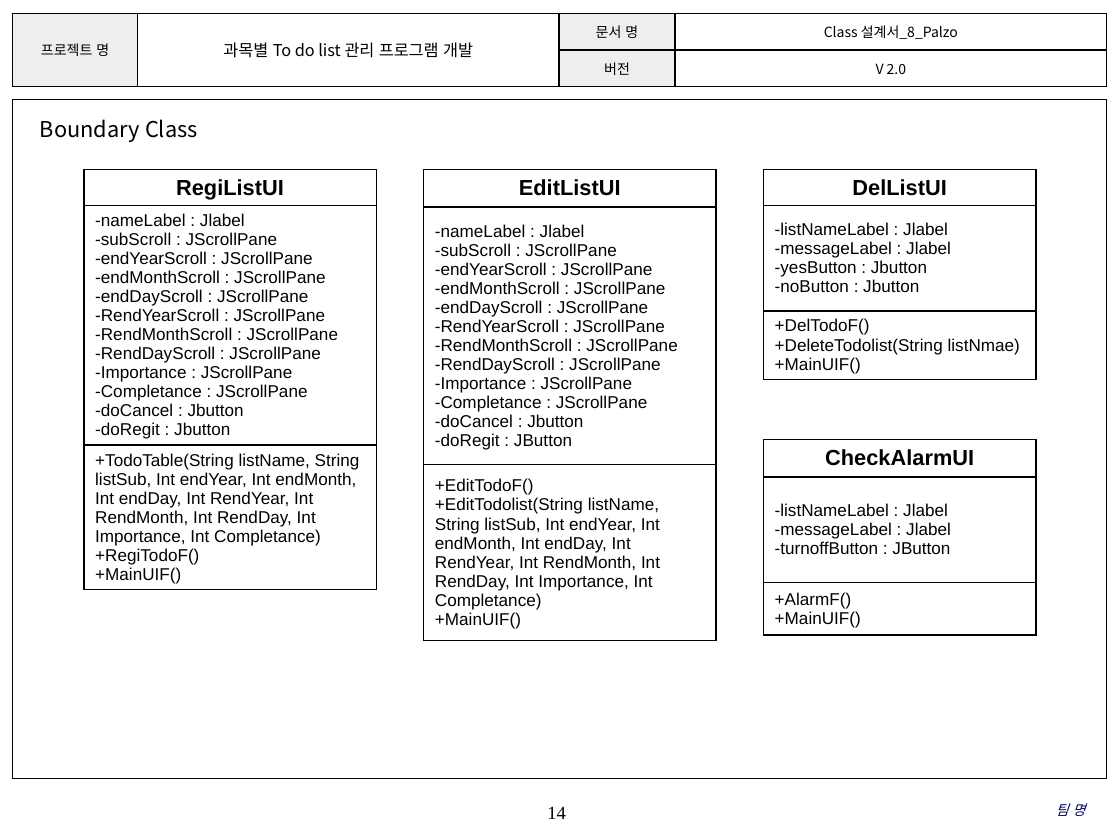
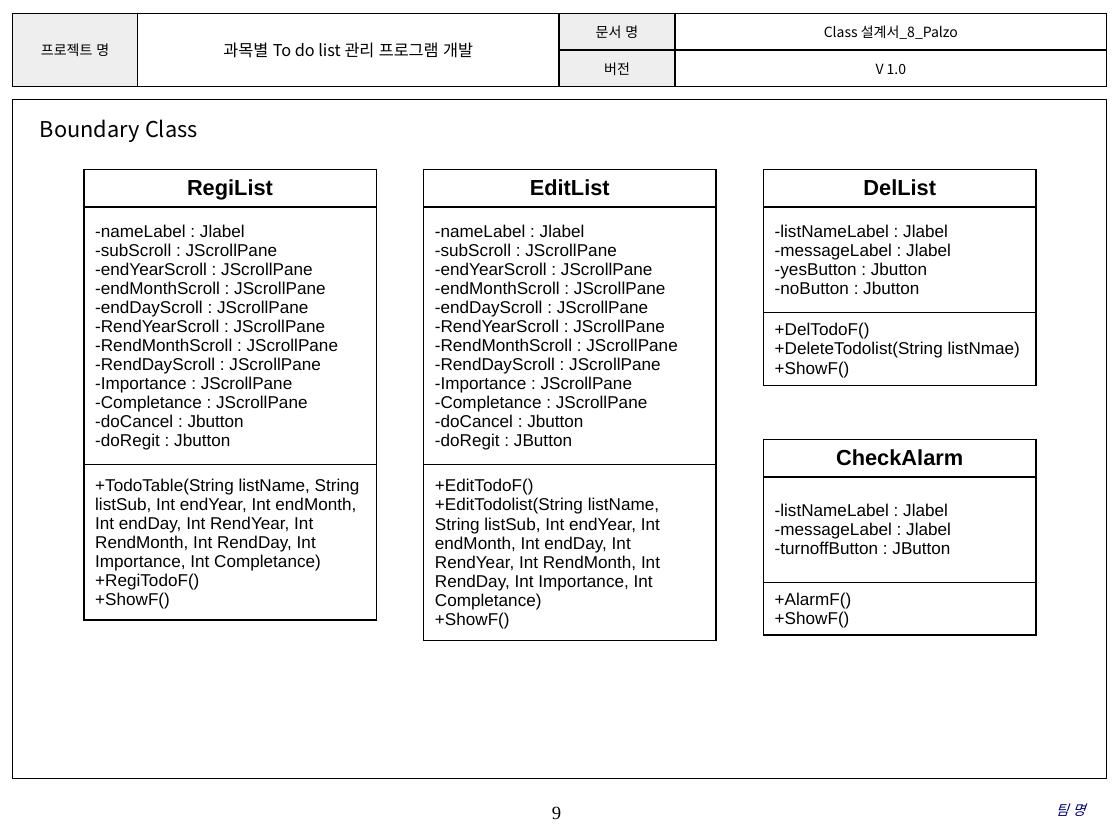
Before and after one commit to SMU-SE-Admin/18-1_8_PALZO_Doc, a slide deck: slide 9 of 03 설계/Class 설계서_8_Palzo.pptx (slide 14 before the commit). Drawn at 1120x840 pixels with LibreOffice and Linux fonts; fonts in the diff are those of the drawing; background and template pictures are left out. Boxes give left, top, right and bottom in pixels: in the first picture for what was removed or moved away, otherwise in the second. Text is boxed around its words. In the diff, an @@ line names an element or a change of style, - is before the commit and + after.

Commit message:
#1101 Class 설계서 작성
RegiList, EditList 수정
커밋메세지 에러로 인해 다시 커밋&푸쉬

```diff
--- a/03 설계/Class 설계서_8_Palzo.pptx
+++ b/03 설계/Class 설계서_8_Palzo.pptx
@@ table at box(12, 13, 1107, 86) @@
-row 2, column 4: V 2.0
+row 2, column 4: V 1.0
@@ table at box(84, 169, 376, 660) @@
-row 1, column 1: RegiListUI
+row 1, column 1: RegiList
-row 3, column 1: +TodoTable(String listName, String listSub, Int endYear, Int endMonth, Int endDay, Int RendYear, Int RendMonth, Int RendDay, Int Importance, Int Completance) / +RegiTodoF() / +MainUIF()
+row 3, column 1: +TodoTable(String listName, String listSub, Int endYear, Int endMonth, Int endDay, Int RendYear, Int RendMonth, Int RendDay, Int Importance, Int Completance) / +RegiTodoF() / +ShowF()
@@ table at box(423, 169, 716, 660) @@
-row 1, column 1: EditListUI
+row 1, column 1: EditList
-row 3, column 1: +EditTodoF() / +EditTodolist(String listName, String listSub, Int endYear, Int endMonth, Int endDay, Int RendYear, Int RendMonth, Int RendDay, Int Importance, Int Completance) / +MainUIF()
+row 3, column 1: +EditTodoF() / +EditTodolist(String listName, String listSub, Int endYear, Int endMonth, Int endDay, Int RendYear, Int RendMonth, Int RendDay, Int Importance, Int Completance) / +ShowF()
@@ table at box(764, 169, 1036, 405) @@
-row 1, column 1: DelListUI
+row 1, column 1: DelList
-row 3, column 1: +DelTodoF() +DeleteTodolist(String listNmae) / +MainUIF()
+row 3, column 1: +DelTodoF() +DeleteTodolist(String listNmae) / +ShowF()
@@ table at box(764, 440, 1036, 635) @@
-row 1, column 1: CheckAlarmUI
+row 1, column 1: CheckAlarm
-row 3, column 1: +AlarmF() / +MainUIF()
+row 3, column 1: +AlarmF() / +ShowF()
@@ page number at box(552, 806, 561, 820): text changed @@
-14
+9
```
Also in this commit, not shown: 7 other slides changed, 5 slides removed.
